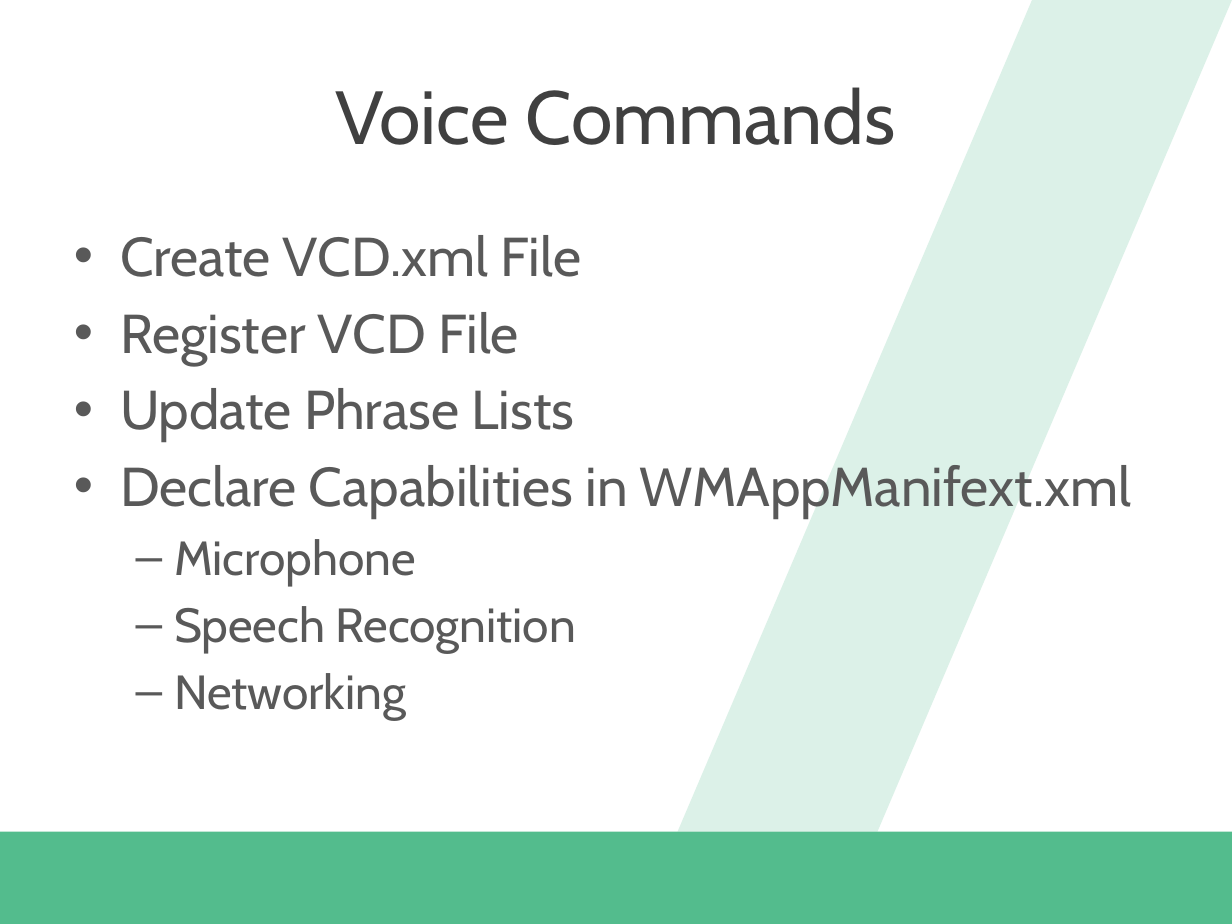
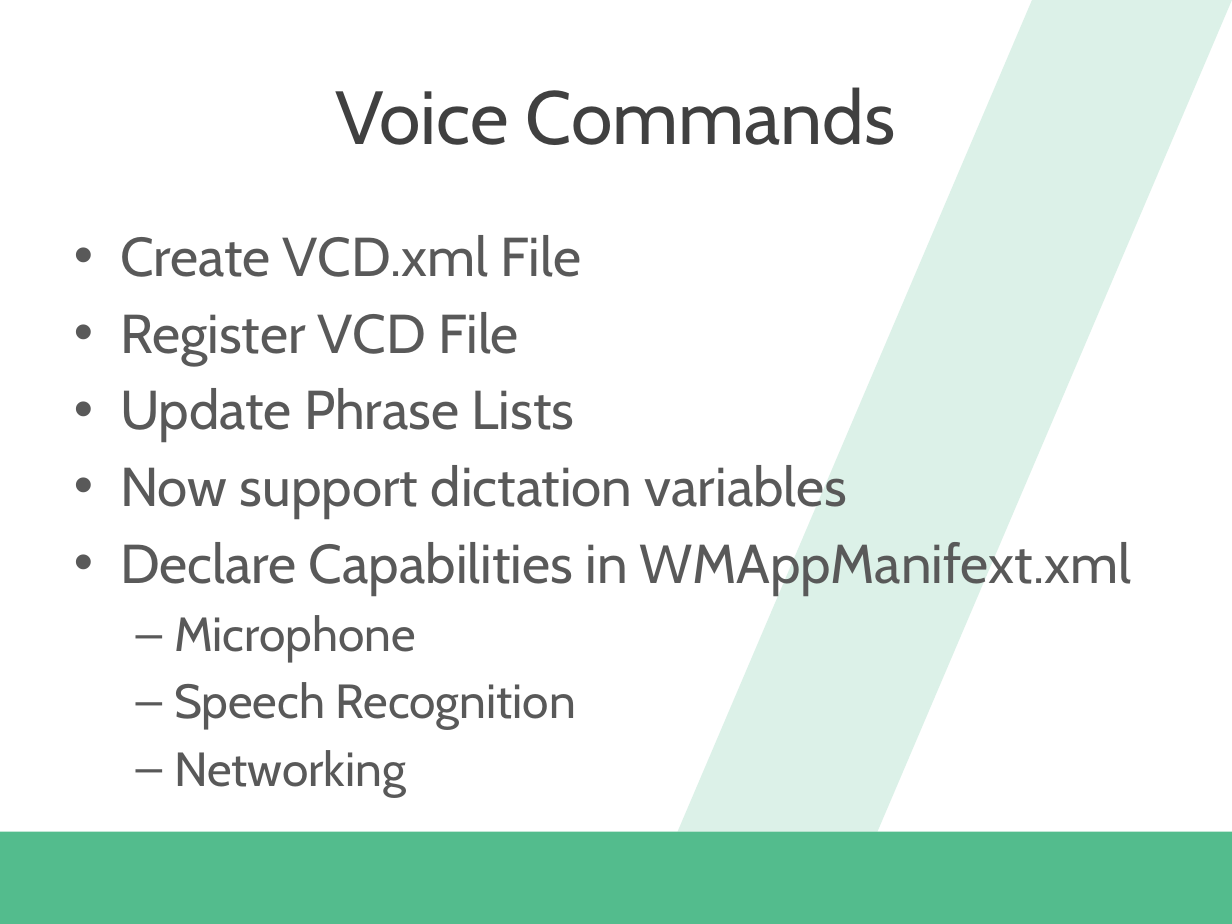
Before and after one commit to dannydwarren/CrawlWalkTalk, a slide deck: slide 6 of Crawl Walk Talk_Windows Phone 8.1 App Lifecycle and Speech API.pptx. Drawn at 1232x924 pixels with LibreOffice and Linux fonts; fonts in the diff are those of the drawing; background and template pictures are left out. Boxes give left, top, right and bottom in pixels: in the first picture for what was removed or moved away, otherwise in the second. Text is boxed around its words. In the diff, an @@ line names an element or a change of style, - is before the commit and + after.

```diff
--- a/Crawl Walk Talk_Windows Phone 8.1 App Lifecycle and Speech API.pptx
+++ b/Crawl Walk Talk_Windows Phone 8.1 App Lifecycle and Speech API.pptx
@@ text at bbox=[120, 465, 847, 519]: paragraph added @@
+• Now support dictation variables
```
Also in this commit, not shown: 3 other slides changed.
